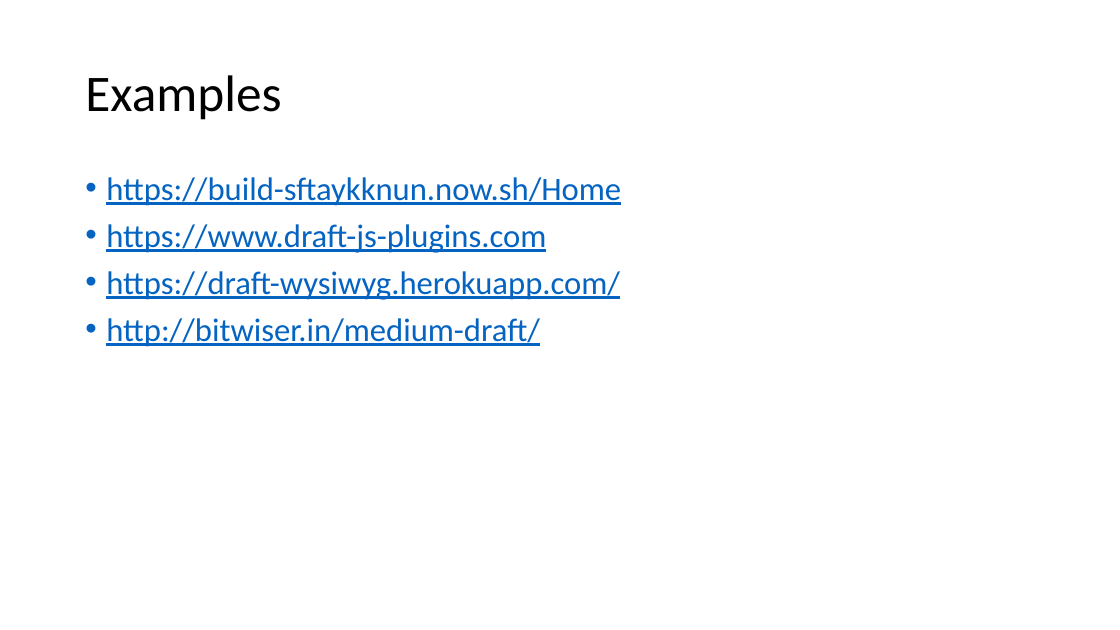
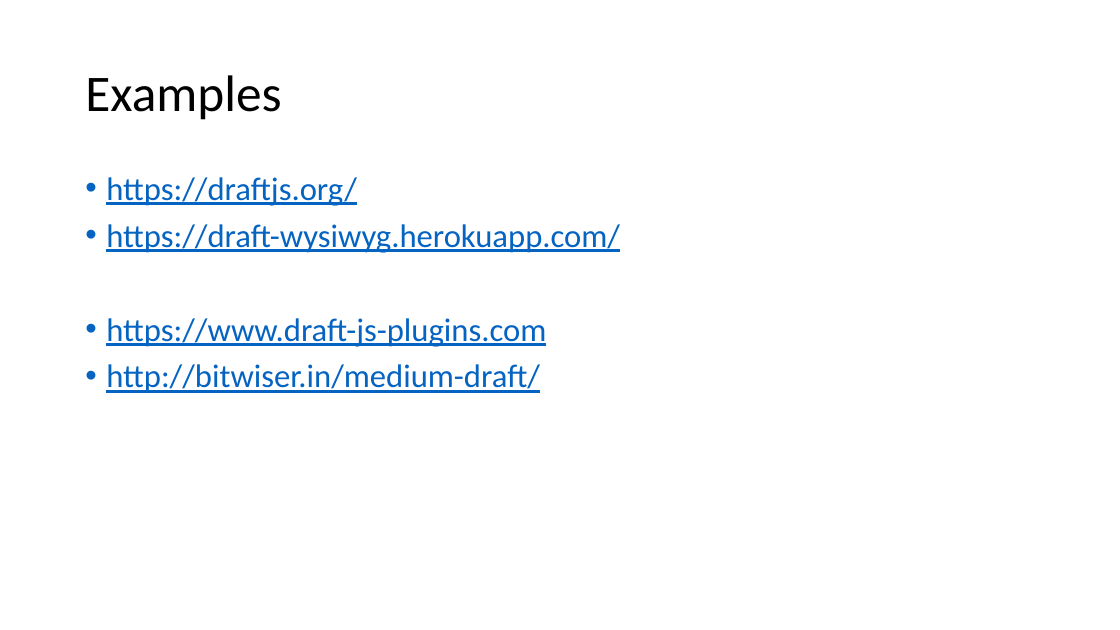
Before and after one commit to Daniel--cai/draft-js-retro, a slide deck: slide 5 of slide.pptx (slide 4 before the commit). Drawn at 1120x630 pixels with LibreOffice and Linux fonts; fonts in the diff are those of the drawing. Boxes give left, top, right and bottom in pixels: in the first picture for what was removed or moved away, otherwise in the second. Text is boxed around its words. In the diff, an @@ line names an element or a change of style, - is before the commit and + after.

```diff
--- a/slide.pptx
+++ b/slide.pptx
@@ text at <box>106,177,620,253</box>: text changed @@
-• https://build-sftaykknun.now.sh/Home
+• https://draftjs.org/
+• https://draft-wysiwyg.herokuapp.com/
@@ text at <box>106,271,620,300</box>: paragraph removed @@
-• https://draft-wysiwyg.herokuapp.com/
```
Also in this commit, not shown: 8 other slides changed, 5 slides added, 1 slide removed, 12 other files.
